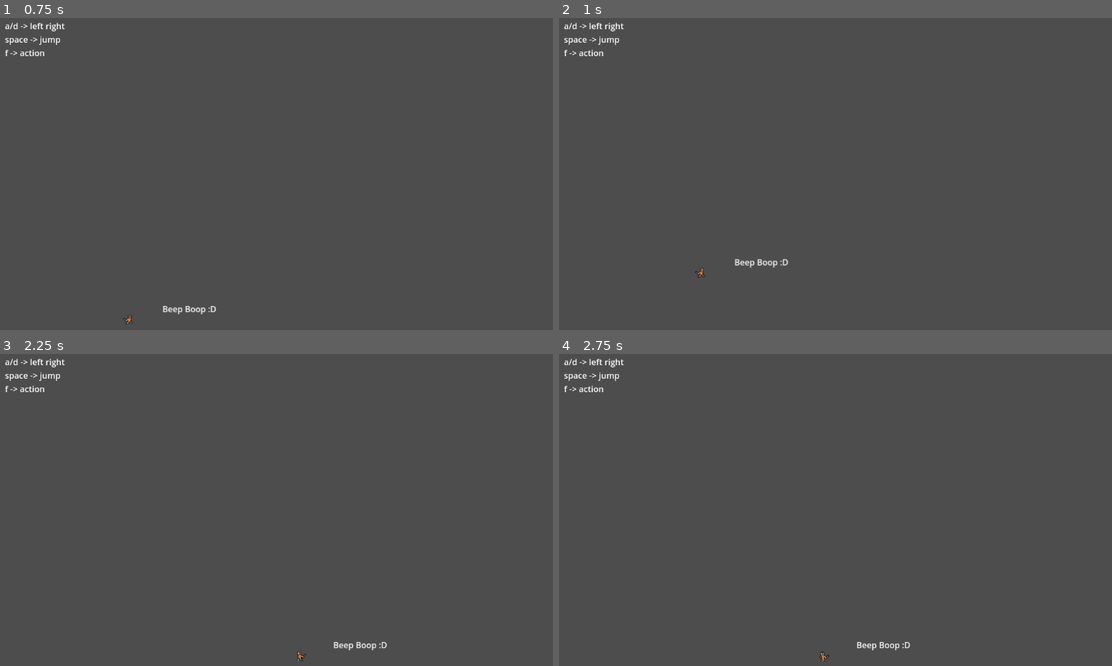
Above: before the commit, frames 1-4 (two rows, left to right).
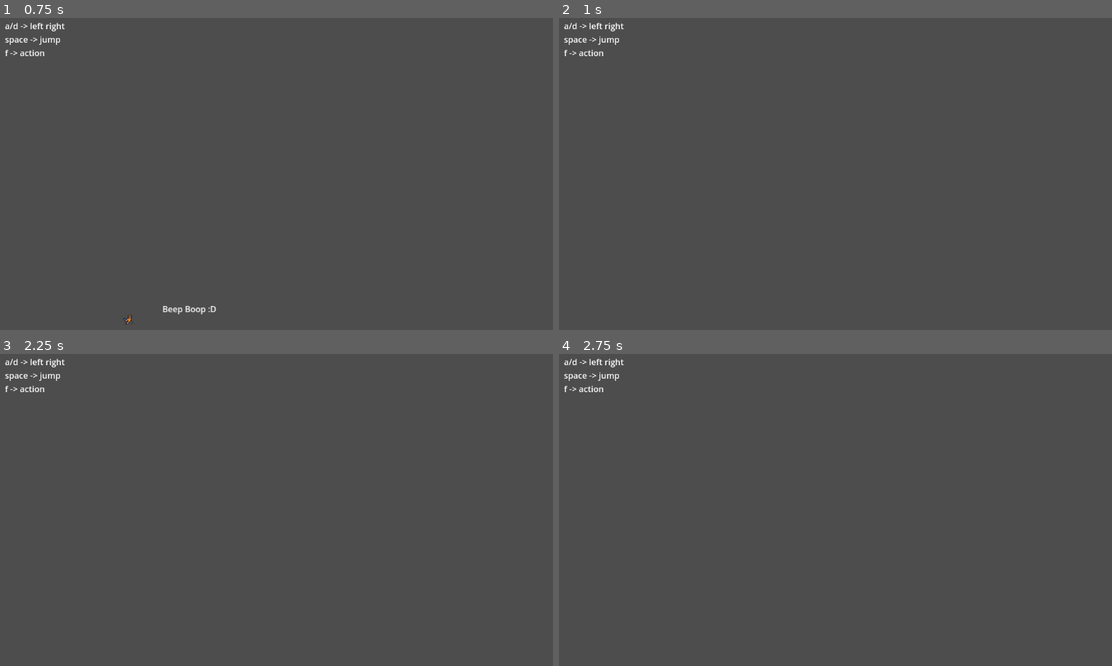
Above: after the commit, the same moments.

Repository: Cradac/H.O.R.S.T.
Game: Godot game, scene res://basic_scene.tscn
Same seed, same stepped clock (60 frames per second), same inputs: the game is played once before the commit and once after it. The engine's default icon, where the game draws it, is replaced by a stand-in: a white triangle on a blue panel in a dark square.
Inputs:
- Up to frame 1 (0.75 s): tap Enter at 0.5 s; hold Right (move_right) from 0.53 s (still down); hold F (action) from 0.53 s (still down)
- Up to frame 2 (1 s): keep holding Right (move_right); keep holding F (action); tap Space (jump) at 0.77, 0.8 s
- Up to frame 3 (2.25 s): tap Space (jump) at 1.07, 1.35, 1.52, 1.82, 2 s; release F (action) at 1.28 s; tap F (action) at 1.55 s; release Right (move_right) at 2.03 s; hold Left (move_left) from 2.03 s (still down); hold F (action) from 2.03 s (still down)
- Up to frame 4 (2.75 s): keep holding Left (move_left); keep holding F (action); tap Space (jump) at 2.3 s

Frame 1 is identical in both runs. In frame 2, 0.2% of the frame differs, in the area x 24-42%, y 77-84%; in frame 3, 0.1%; in frame 4, 0.1%.

Commit message:
merge upstream into Extension Demo

Diff:
--- a/Character.gd
+++ b/Character.gd
@@ -1,10 +1,11 @@
-extends CharacterBody2D
+class_name Player extends CharacterBody2D
 
 @export var MAX_SPEED = 500
 @export var ACCELERATION = 500
 @export var FRICTION = 500
 @export var JUMP_FORCE = 600
 @export var GRAVITY = 500
+
 @onready var _animated_sprite = $AnimatedSprite2D
 
 var prev_x = 0
@@ -12,10 +13,20 @@
 func _process(delta):
 	# action inputs
 	action()
+	for extension in extensions:
+		extension.handle_action(self, delta)
 
 func _physics_process(delta):
 	move(delta)
 
+
+@export var ram_size = 1
+var extensions: Array[Extension]
+
+
+@onready var axis = Vector2.ZERO
+
+const DoubleJump = preload("res://extensions/DoubleJump.gd")
 
 func move(delta):
 	var x  = 0
@@ -60,6 +71,7 @@
 
 func action():
 	if Input.is_action_pressed("action"):
+		extensions.push_back(DoubleJump.new())
 		get_node("Label").visible = true
 	else:
 		get_node("Label").visible = false
--- a/basic_scene.tscn
+++ b/basic_scene.tscn
@@ -1,17 +1,31 @@
-[gd_scene load_steps=5 format=3 uid="uid://ckshqcuxm8ism"]
+[gd_scene load_steps=6 format=3 uid="uid://ckshqcuxm8ism"]
 
 [ext_resource type="PackedScene" uid="uid://dkxa5ykfmobjr" path="res://character.tscn" id="1_2cpjx"]
 
-[sub_resource type="RectangleShape2D" id="RectangleShape2D_2y06m"]
-size = Vector2(1139.5, 20)
+[sub_resource type="RectangleShape2D" id="RectangleShape2D_63qaf"]
+size = Vector2(20, 570)
 
 [sub_resource type="RectangleShape2D" id="RectangleShape2D_lt3uu"]
 size = Vector2(92.5, 90)
+
+[sub_resource type="RectangleShape2D" id="RectangleShape2D_2y06m"]
+size = Vector2(1139.5, 20)
 
 [sub_resource type="RectangleShape2D" id="RectangleShape2D_d1wpv"]
 size = Vector2(413, 25)
 
 [node name="basicScene" type="Node2D"]
+
+[node name="StaticBody2D2" type="StaticBody2D" parent="."]
+position = Vector2(333, 494)
+
+[node name="CollisionShape2D" type="CollisionShape2D" parent="StaticBody2D2"]
+position = Vector2(-311, -203)
+shape = SubResource("RectangleShape2D_63qaf")
+
+[node name="CollisionShape2D2" type="CollisionShape2D" parent="StaticBody2D2"]
+position = Vector2(802.75, 560)
+shape = SubResource("RectangleShape2D_lt3uu")
 
 [node name="Character" parent="." instance=ExtResource("1_2cpjx")]
 position = Vector2(332, 235)
@@ -20,6 +34,7 @@
 FRICTION = 1500
 JUMP_FORCE = 1000
 GRAVITY = 5000
+ram_size = 1
 
 [node name="StaticBody2D" type="StaticBody2D" parent="."]
 position = Vector2(333, 494)
@@ -38,13 +53,6 @@
 space -> jump
 f -> action"
 
-[node name="StaticBody2D2" type="StaticBody2D" parent="."]
-position = Vector2(290, 15)
-
-[node name="CollisionShape2D" type="CollisionShape2D" parent="StaticBody2D2"]
-position = Vector2(802.75, 560)
-shape = SubResource("RectangleShape2D_lt3uu")
-
 [node name="StaticBody2D3" type="StaticBody2D" parent="."]
 position = Vector2(390, -321)
 rotation = 0.363703
--- a/character.tscn
+++ b/character.tscn
@@ -2,13 +2,19 @@
 
 [ext_resource type="Script" path="res://Character.gd" id="1_chlop"]
 [ext_resource type="Texture2D" uid="uid://cw3fdsegxijyb" path="res://icon.svg" id="2_v0lyj"]
-[ext_resource type="SpriteFrames" uid="uid://dtn4de6b5scun" path="res://character-spriteframes.tres" id="3_ipixp"]
+[ext_resource type="SpriteFrames" uid="uid://tcaoq7a50k1g" path="res://character-spriteframes.tres" id="3_ipixp"]
 
 [sub_resource type="CapsuleShape2D" id="CapsuleShape2D_lyxyb"]
 radius = 11.0
 
 [node name="Character" type="CharacterBody2D"]
 script = ExtResource("1_chlop")
+MAX_SPEED = 50
+ACCELERATION = null
+FRICTION = null
+JUMP_FORCE = 300
+GRAVITY = 1500
+ram_size = null
 
 [node name="Sprite2D" type="Sprite2D" parent="."]
 visible = false
--- /dev/null
+++ b/extensions/DoubleJump.gd
@@ -0,0 +1,13 @@
+extends Extension
+
+var usedJump = false
+
+func handle_action(character: Player, delta):
+	print(usedJump)
+	if !character.is_on_floor():
+		if Input.is_action_just_pressed("jump"):
+			character.velocity.y -=  character.JUMP_FORCE
+			character._animated_sprite.play("jump")
+			usedJump = true
+	else:
+		usedJump = false
--- /dev/null
+++ b/extensions/Extension.gd
@@ -0,0 +1,10 @@
+class_name Extension
+# This is the abstract class all extensions inherit
+# Every function is NO-OP and overriden by the indivudual feature extensions as needed
+
+func handle_action(character: Player, delta):
+	pass
+
+func handle_drop():
+	# Handle cleanup of any lingering effects
+	pass
Not shown: 1 places in character-spriteframes.tres that only renumber resources
